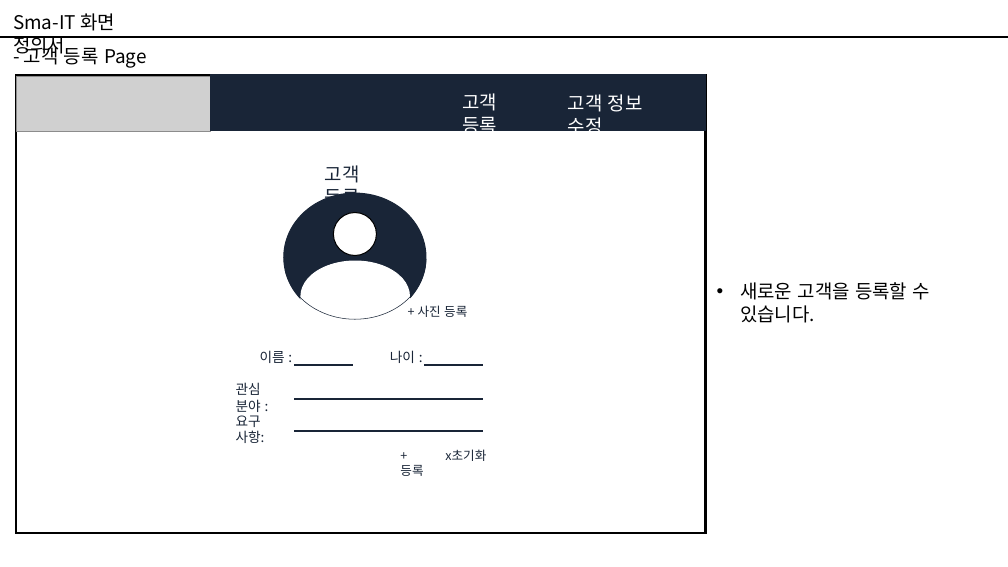
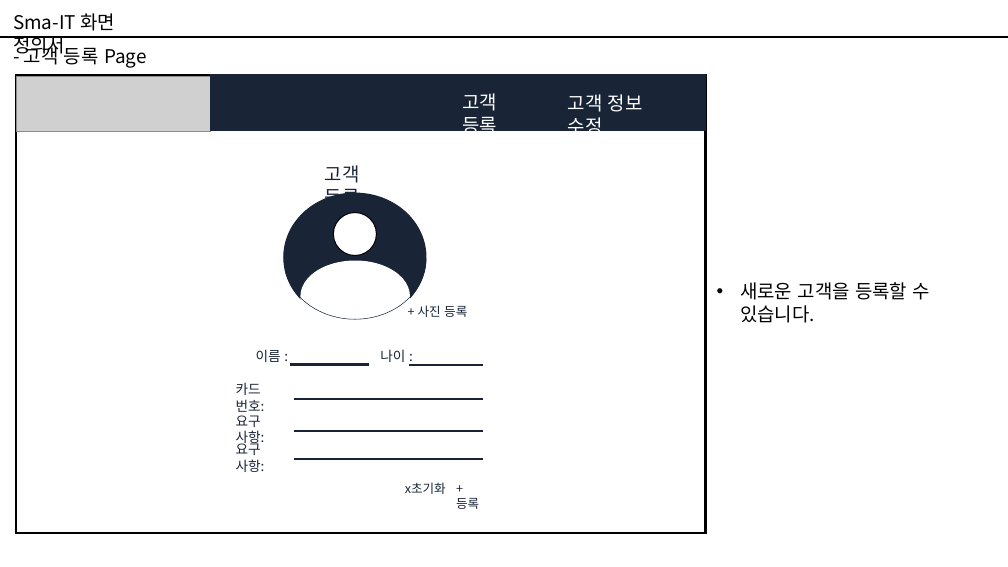
Before and after one commit to dnjswnsthd/Sma-IT, a slide deck: slide 5 of outputs/화면정의서.pptx. Drawn at 1008x567 pixels with LibreOffice and Linux fonts; fonts in the diff are those of the drawing; grey boxes stand for pictures. Boxes give left, top, right and bottom in pixels: in the first picture for what was removed or moved away, otherwise in the second. Text is boxed around its words. In the diff, an @@ line names an element or a change of style, - is before the commit and + after.

```diff
--- a/outputs/화면정의서.pptx
+++ b/outputs/화면정의서.pptx
@@ text "이름 :": place and size @@
-text "이름 :" at <box>260,350,285,363</box>
+text "이름 :" at <box>256,349,281,362</box>
@@ text "나이 :": place and size @@
-text "나이 :" at <box>390,350,415,363</box>
+text "나이 :" at <box>380,349,405,362</box>
@@ text at <box>236,382,265,412</box>: text changed @@
-관심 분야 :
+카드 번호:
@@ line moved from (294, 365) - (353, 365) to (290, 364) - (369, 364) @@
@@ line moved from (424, 365) - (484, 365) to (410, 365) - (484, 365) @@
@@ text added at <box>236,441,265,472</box>, 13 pt, text #192537 @@
+요구 사항:
@@ line added from (294, 459) to (484, 459), #192537 2.25 pt @@
@@ text "x초기화": place and size @@
-text "x초기화" at <box>445,449,486,461</box>
+text "x초기화" at <box>405,482,446,494</box>
@@ text "+ 등록": place and size @@
-text "+ 등록" at <box>400,465,423,476</box>
+text "+ 등록" at <box>456,498,479,509</box>
```
Also in this commit, not shown: 3 other slides changed, 1 slide added, 1 slide removed, 1 other file.
